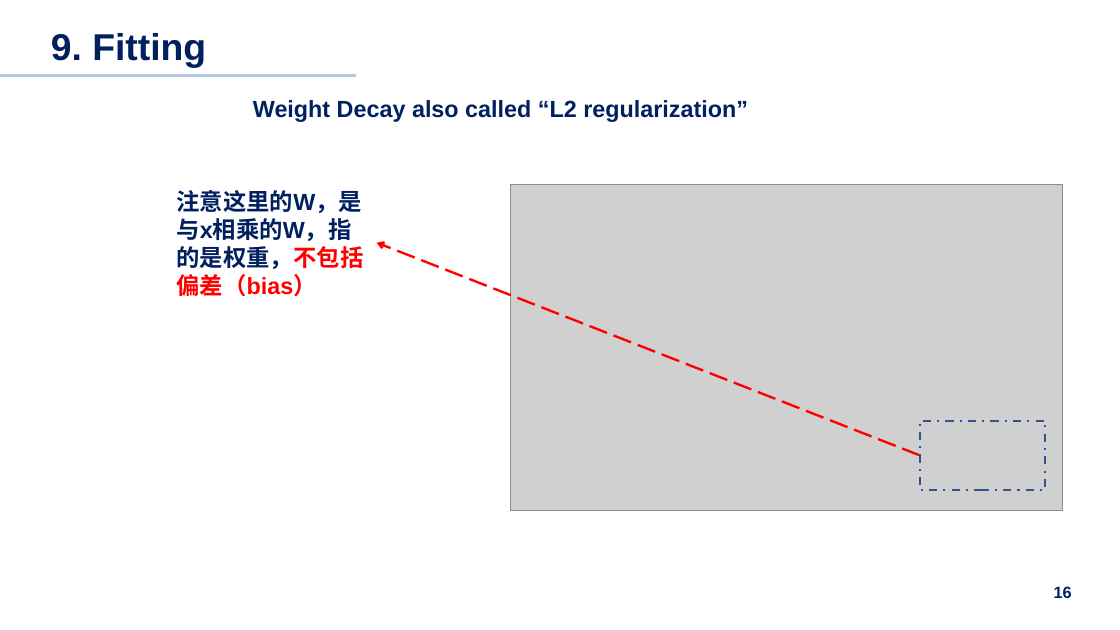
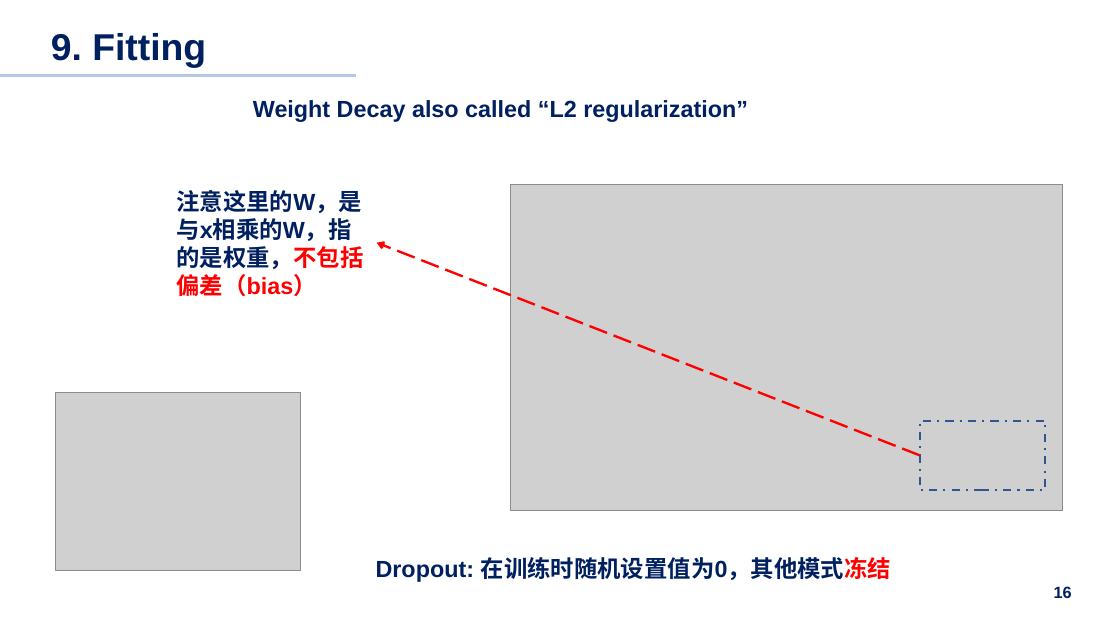
Before and after one commit to pilipala5/Neural-Network-from-zero-to-hero, a slide deck: slide 16 of Summary.pptx. Drawn at 1120x630 pixels with LibreOffice and Linux fonts; fonts in the diff are those of the drawing; grey boxes stand for pictures. Boxes give left, top, right and bottom in pixels: in the first picture for what was removed or moved away, otherwise in the second. Text is boxed around its words. In the diff, an @@ line names an element or a change of style, - is before the commit and + after.

```diff
--- a/Summary.pptx
+++ b/Summary.pptx
@@ picture added at [55, 392, 300, 571] @@
@@ text added at [376, 557, 891, 582], 20 pt, text #002060, bold @@
+Dropout: 在训练时随机设置值为0，其他模式冻结
```
Also in this commit, not shown: 1 slide added, 6 other files.
